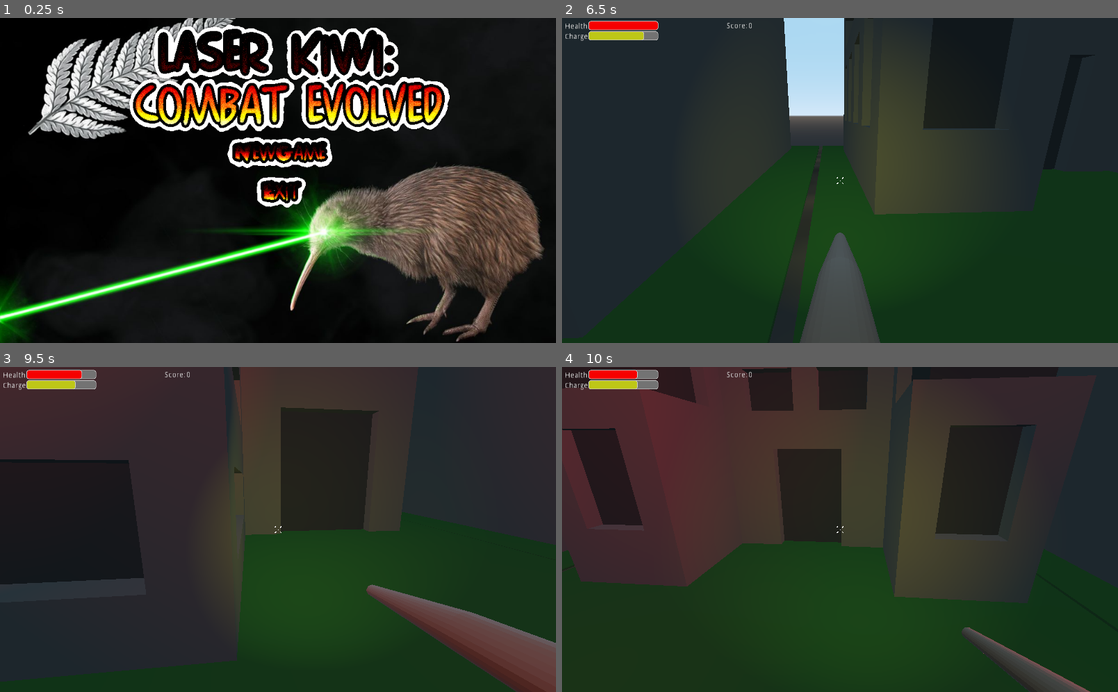
Above: before the commit, frames 1-4 (two rows, left to right).
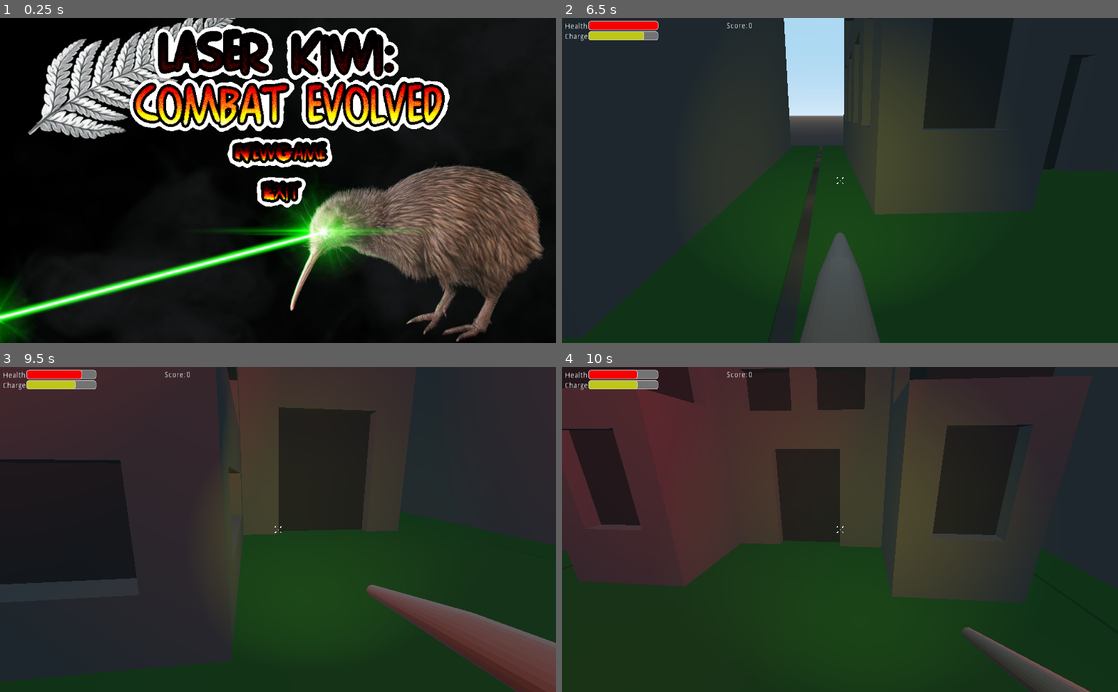
Above: after the commit, the same moments.

Repository: Bricode/BestGroupGameJam2021
Game: Godot game, scene res://Ui/TitleScreen/Title.tscn
Two runs of this game, one before a commit and one after it. Both use one fixed random seed, a clock stepped at 60 frames per second and the inputs below.
Inputs (mouse positions are in pixels of both pictures, inside the frame that each line leads up to):
- Up to frame 1 (0.25 s): no input
- Up to frame 2 (6.5 s): click (840, 151) at 0.5 s; tap Enter at 1.25 s; move the mouse to (867, 180) at 1.27 s; hold W (move_forward) from 1.28 s (still down); tap B (b) at 1.35, 2.1, 3.05, 3.8, 4.35, 5.1, 6.05 s; tap Space (jump) at 1.52, 2.27, 3.77, 4.52, 5.27 s; move the mouse to (812, 180) at 2.02 s; move the mouse to (851, 174) at 2.77 s; press the mouse at (851, 174) at 2.78 s; move the mouse to (834, 187) at 3.52 s; release the mouse at (834, 187) at 3.53 s; tap Shift (sprint) at 3.6 s; move the mouse to (878, 183) at 4.27 s; move the mouse to (795, 177) at 5.02 s; move the mouse to (845, 180) at 5.77 s; press the mouse at (845, 180) at 5.78 s
- Up to frame 3 (9.5 s): move the mouse to (255, 523) at 6.52 s; release W (move_forward) at 6.53 s; release the mouse at (255, 523) at 6.53 s; hold D (move_right) 6.53-7.28 s; tap Shift (sprint) at 6.6 s; tap Space (jump) at 6.77, 7.52, 8.27 s; tap B (b) at 6.8, 7.35, 8.1, 9.05 s; move the mouse to (305, 529) at 7.27 s; hold W (move_forward) from 7.28 s (still down); move the mouse to (250, 529) at 8.02 s; move the mouse to (289, 523) at 8.77 s; press the mouse at (289, 523) at 8.78 s
- Up to frame 4 (10 s): move the mouse to (834, 536) at 9.52 s; release W (move_forward) at 9.53 s; release the mouse at (834, 536) at 9.53 s; hold A (move_left) from 9.53 s (still down); tap Shift (sprint) at 9.6 s; tap Space (jump) at 9.77 s; tap B (b) at 9.8 s

Frames 1-2 are identical in both runs. In frame 3, 0.6% of the frame differs, in the area x 21-74%, y 0-81%; in frame 4, 1.2%, in the area x 0-91%, y 0-96%.

Commit message:
made so you get your mouse back on death

Diff:
--- a/BestGroupGameJam2021/GameModels/Items/HuhuGrub.tscn
+++ b/BestGroupGameJam2021/GameModels/Items/HuhuGrub.tscn
@@ -7,7 +7,6 @@
 extents = Vector3( 1, 1, 4.16444 )
 
 [sub_resource type="BoxShape" id=2]
-extents = Vector3( 0.99424, 0.855272, 0.985833 )
 
 [node name="HuhuGrub" type="KinematicBody"]
 transform = Transform( 0.25, 0, 0, 0, 0.25, 0, 0, 0, 0.25, 0, 0, 0 )
--- a/BestGroupGameJam2021/Levels/City.tscn
+++ b/BestGroupGameJam2021/Levels/City.tscn
@@ -1141,30 +1141,26 @@
 
 [node name="HuhuGrub" parent="Car2" instance=ExtResource( 8 )]
 transform = Transform( 1, 0, 0, 0, 1, 0, 0, 0, 1, 1.5, 0.1, -1.5 )
-can_sleep = false
 
 [node name="HuhuGrub2" parent="Car2" instance=ExtResource( 8 )]
 transform = Transform( 1, 0, 0, 0, 1, 0, 0, 0, 1, -66.6466, 0.1, 29.2953 )
-can_sleep = false
 
 [node name="HuhuGrub3" parent="Car2" instance=ExtResource( 8 )]
 transform = Transform( 1, 0, 0, 0, 1, 0, 0, 0, 1, -1.5, 0.1, 29.0734 )
-can_sleep = false
 
 [node name="HuhuGrub4" parent="Car2" instance=ExtResource( 8 )]
 transform = Transform( 1, 0, 0, 0, 1, 0, 0, 0, 1, -77.284, 0.1, -41.7758 )
-can_sleep = false
 
 [node name="MeshInstance" type="MeshInstance" parent="Car2"]
 transform = Transform( 1, 0, 0, 0, 1, 0, 0, 0, 1, 0, -0.984782, 0 )
-mesh = SubResource( 12 )
-skin = SubResource( 13 )
+mesh = SubResource( 28 )
+skin = SubResource( 29 )
 material/0 = null
 
 [node name="Area" type="Area" parent="Car2/MeshInstance"]
 
 [node name="CollisionShape" type="CollisionShape" parent="Car2/MeshInstance/Area"]
-shape = SubResource( 14 )
+shape = SubResource( 30 )
 
 [node name="6x6 knocked over" parent="Car2" instance=ExtResource( 13 )]
 transform = Transform( 0.367998, 0, 0, 0, 0.367998, 0, 0, 0, 0.367998, -0.566868, 0.581049, -0.406488 )
--- a/BestGroupGameJam2021/Player/Player.gd
+++ b/BestGroupGameJam2021/Player/Player.gd
@@ -108,6 +108,7 @@
 	PlayerInfo.change_health(-10)
 	if PlayerInfo.health <= 0:
 		get_tree().change_scene("res://Ui/DeathScreen/DeathScreen.tscn")
+		Input.set_mouse_mode(Input.MOUSE_MODE_CONFINED)
 
 func shake():
 	var amount = pow(trauma, trauma_power)
Not shown: 3 places in BestGroupGameJam2021/Levels/City.tscn that only renumber resources
